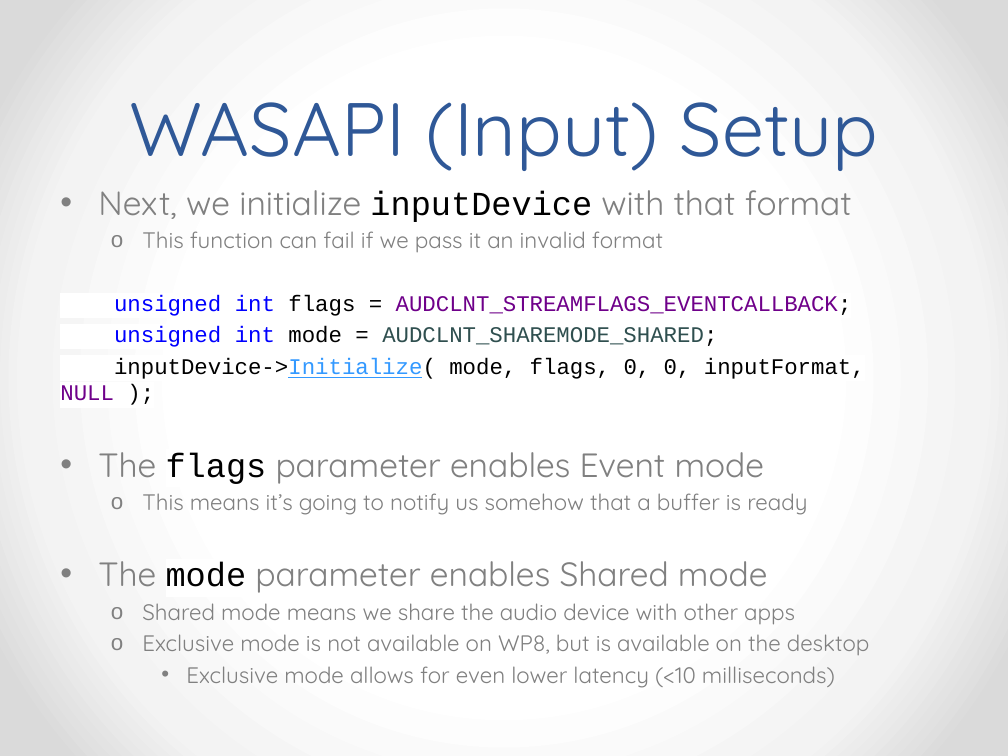
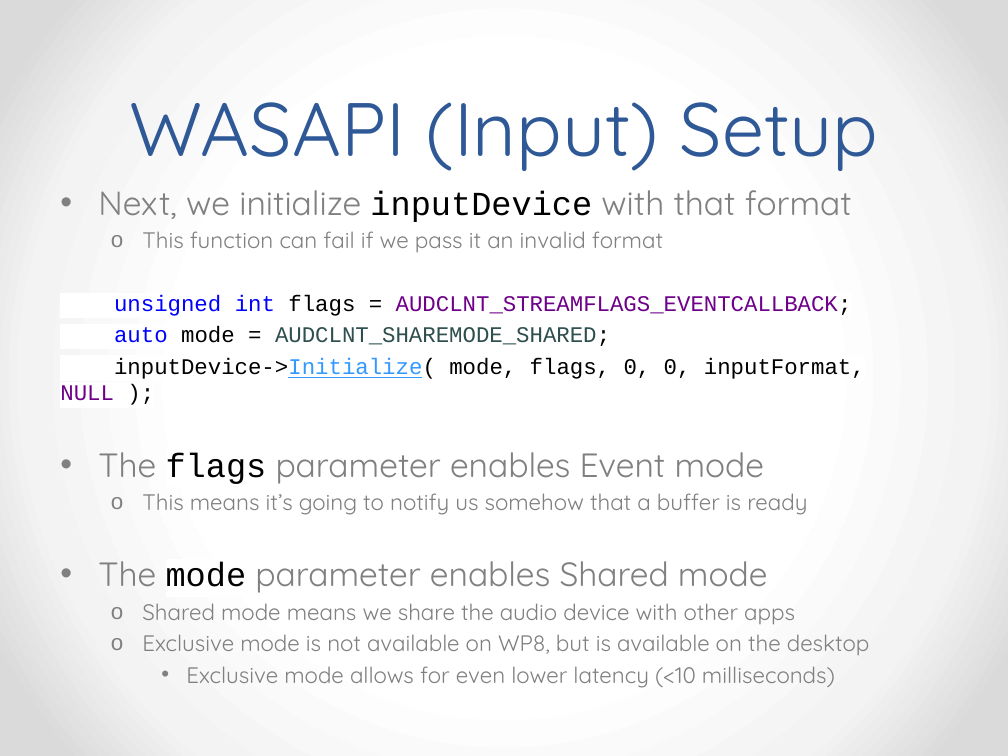
Before and after one commit to hutchgard/Materials, a slide deck: slide 31 of Week2/Slides/Week 2.pptx. Drawn at 1008x756 pixels with LibreOffice and Linux fonts; fonts in the diff are those of the drawing. Boxes give left, top, right and bottom in pixels: in the first picture for what was removed or moved away, otherwise in the second. Text is boxed around its words. In the diff, an @@ line names an element or a change of style, - is before the commit and + after.

Commit message:
Small updates to Week 2 slides

```diff
--- a/Week2/Slides/Week 2.pptx
+++ b/Week2/Slides/Week 2.pptx
@@ text at (x1=114, y1=326, x2=610, y2=346): text changed @@
-unsigned int mode = AUDCLNT_SHAREMODE_SHARED;
+auto mode = AUDCLNT_SHAREMODE_SHARED;
```
